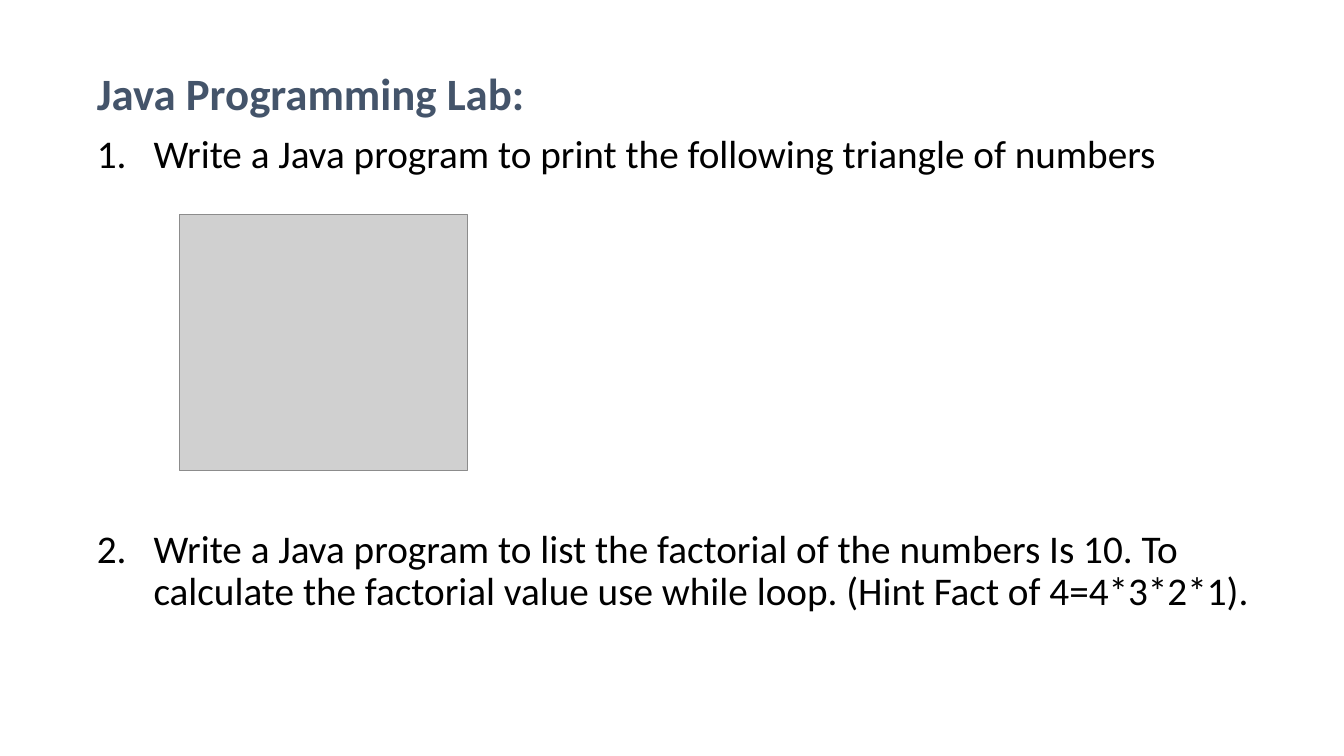
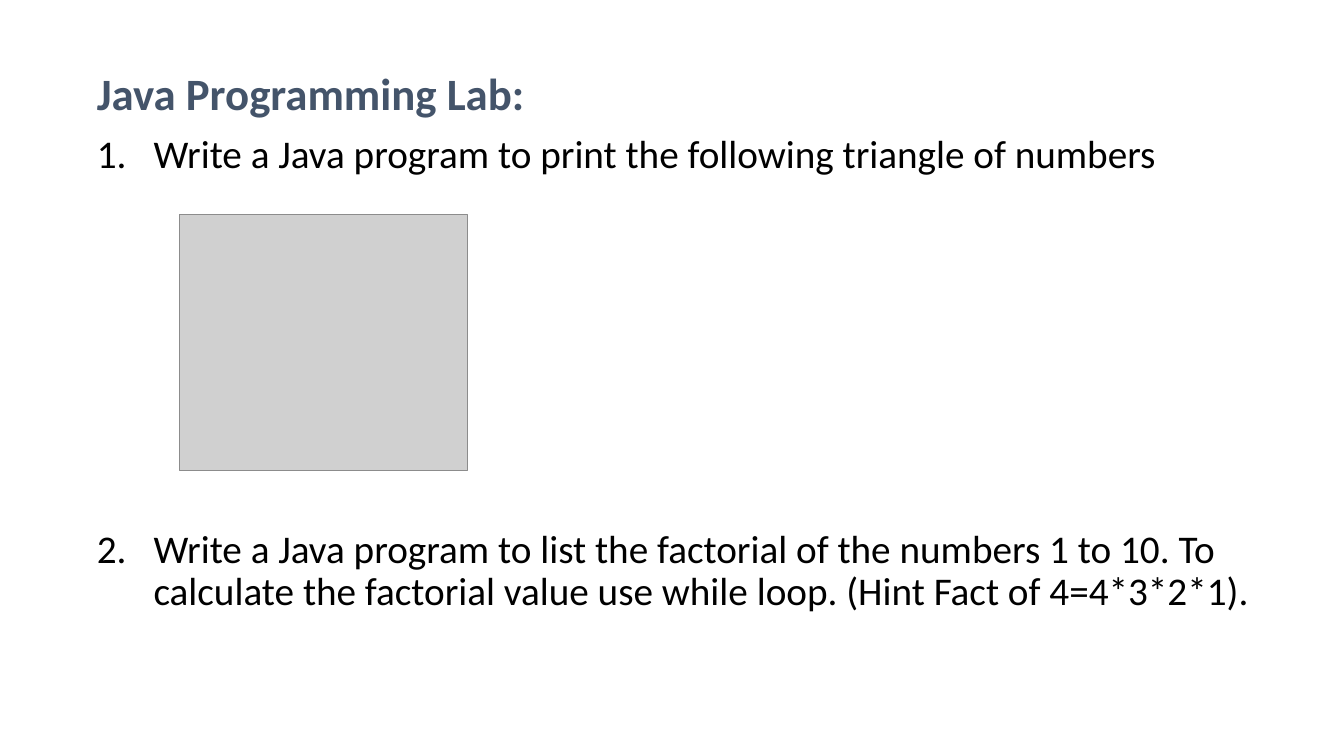
Before and after one commit to PRAMOD-VISHNU-NAIK/MCA-2nd-Sem-Shridevi-College, a slide deck: slide 5 of Java MCA-2.pptx. Drawn at 1344x756 pixels with LibreOffice and Linux fonts; fonts in the diff are those of the drawing; grey boxes stand for pictures. Boxes give left, top, right and bottom in pixels: in the first picture for what was removed or moved away, otherwise in the second. Text is boxed around its words. In the diff, an @@ line names an element or a change of style, - is before the commit and + after.

Commit message:
Included Java Lab Programs

```diff
--- a/Java MCA-2.pptx
+++ b/Java MCA-2.pptx
@@ text at [154, 535, 1248, 612]: text changed @@
-2. Write a Java program to list the factorial of the numbers Is 10. To calculate the factorial value use while loop. (Hint Fact of 4=4*3*2*1).
+2. Write a Java program to list the factorial of the numbers 1 to 10. To calculate the factorial value use while loop. (Hint Fact of 4=4*3*2*1).
```
Also in this commit, not shown: 5 slides added, 5 slides removed, 7 other files.
